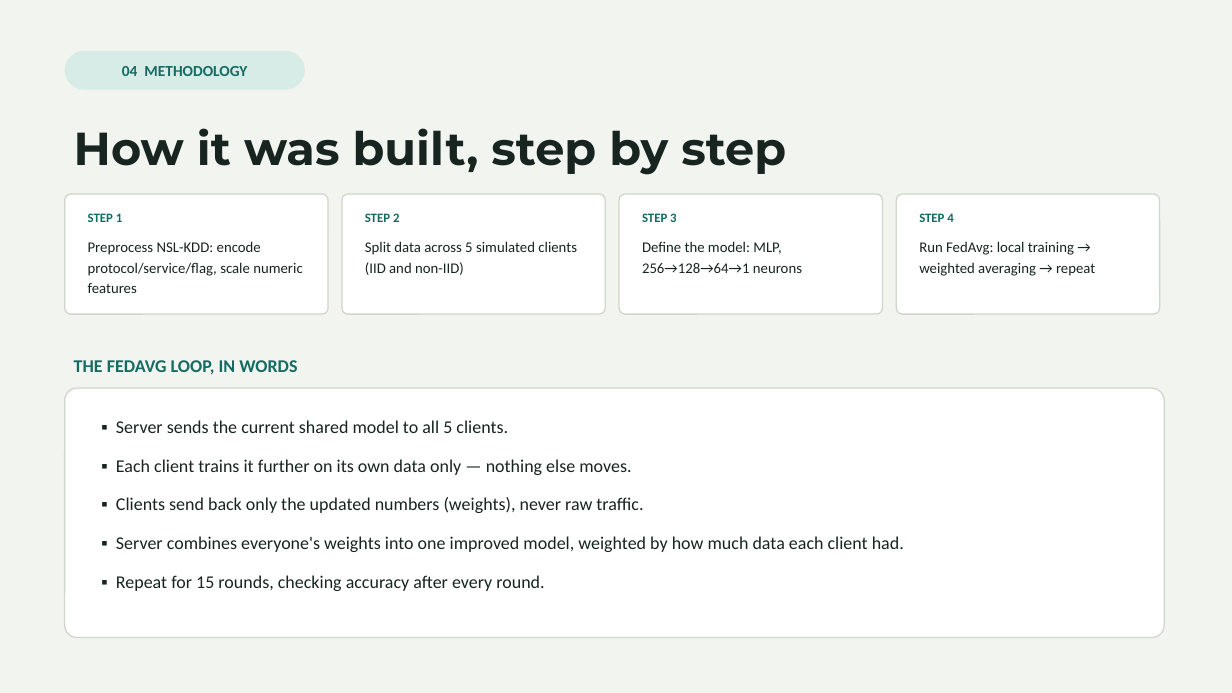
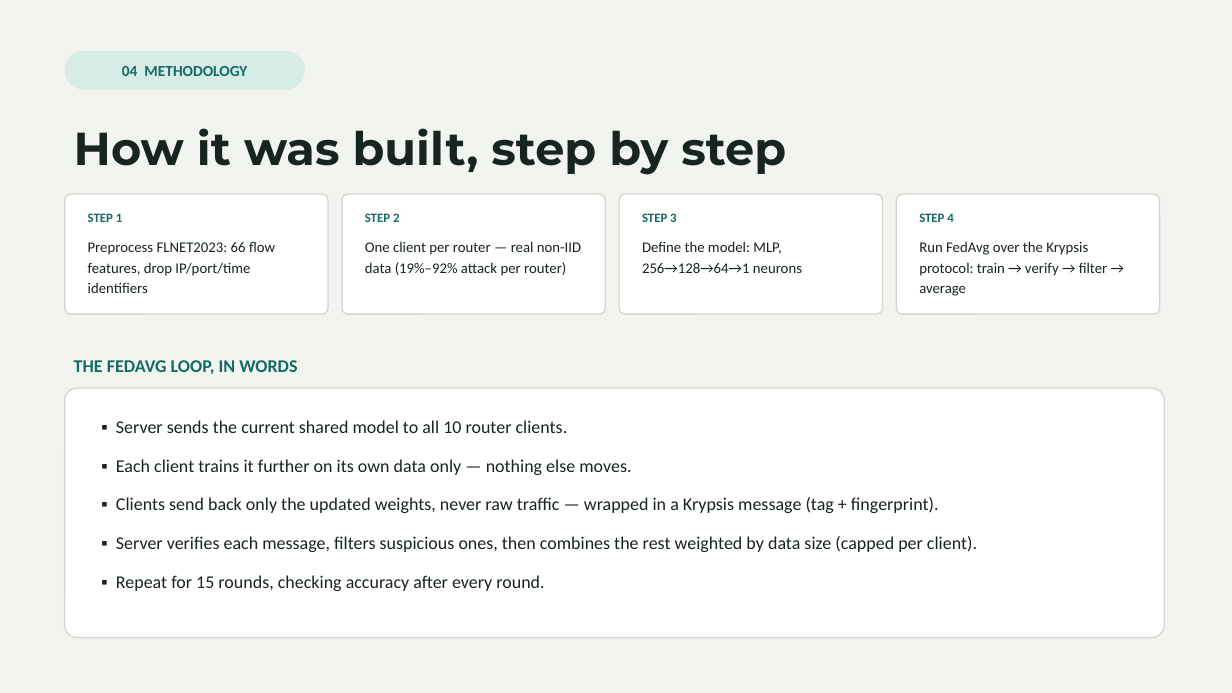
Before and after one commit to Vinudharshini18/Krypsis-A-network-intrusion-detection-system, a slide deck: slide 5 of presentation/Krypsis_Presentation.pptx. Drawn at 1232x693 pixels with LibreOffice and Linux fonts; fonts in the diff are those of the drawing. Boxes give left, top, right and bottom in pixels: in the first picture for what was removed or moved away, otherwise in the second. Text is boxed around its words. In the diff, an @@ line names an element or a change of style, - is before the commit and + after.

Commit message:
Add improved defenses, backdoor attack and NSL-KDD replication
- protocol.py: per-client weight cap and trimmed-mean second check for
  flagged updates
- defense_experiment.py: none / v1 / v2 / v2-Mondrian policies under
  label flipping and backdoor attacks, on FLNET2023 (5 seeds) and
  NSL-KDD (10 seeds); 120 runs, resumable
- preprocess_nslkdd.py + data/NSL-KDD: NSL-KDD restored as a
  replication dataset with a 10-client Dirichlet split
- multiclass.py: 11-class detection (results pending)
- Slides rebuilt from results files (10 slides); handbook script
  rewritten (PDF not yet regenerated)
- README: Phase 9 results, including the weight cap's downside and the
  backdoor failing on FLNET2023

```diff
--- a/presentation/Krypsis_Presentation.pptx
+++ b/presentation/Krypsis_Presentation.pptx
@@ text at (88,242,275,293): text changed @@
-Preprocess NSL-KDD: encode protocol/service/flag, scale numeric features
+Preprocess FLNET2023: 66 flow features, drop IP/port/time identifiers
@@ text at (365,241,581,276): text changed @@
-Split data across 5 simulated clients (IID and non-IID)
+One client per router — real non-IID data (19%–92% attack per router)
@@ text at (919,241,1107,296): text changed @@
-Run FedAvg: local training → weighted averaging → repeat
+Run FedAvg over the Krypsis protocol: train → verify → filter → average
@@ text at (116,420,568,433): text changed @@
-▪ Server sends the current shared model to all 5 clients.
+▪ Server sends the current shared model to all 10 router clients.
@@ text at (116,497,977,552): text changed @@
-▪ Clients send back only the updated numbers (weights), never raw traffic.
-▪ Server combines everyone's weights into one improved model, weighted by how much data each client had.
+▪ Clients send back only the updated weights, never raw traffic — wrapped in a Krypsis message (tag + fingerprint).
+▪ Server verifies each message, filters suspicious ones, then combines the rest weighted by data size (capped per client).
```
Also in this commit, not shown: 5 other slides changed, 3 slides added, 1 slide removed, 11 other files.
